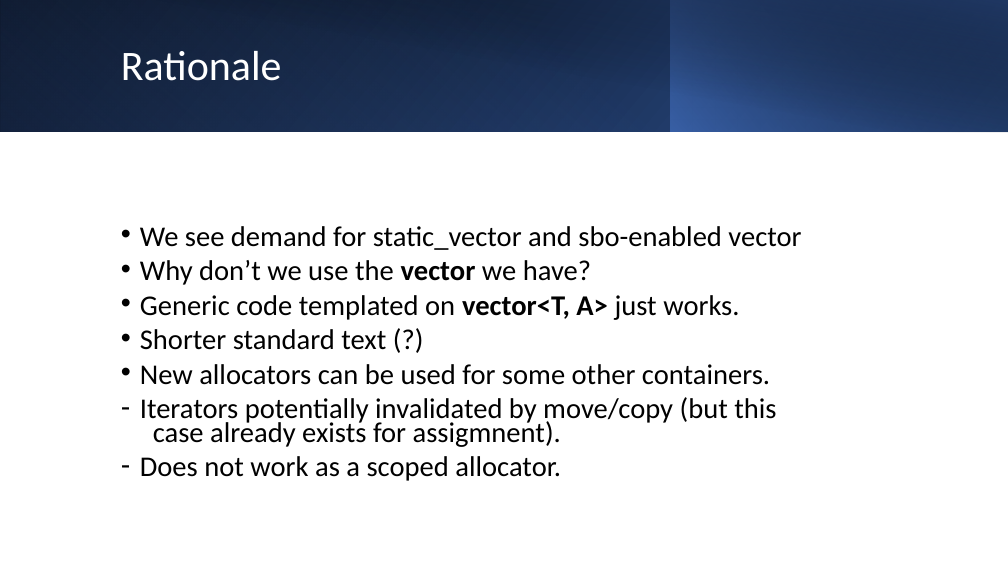
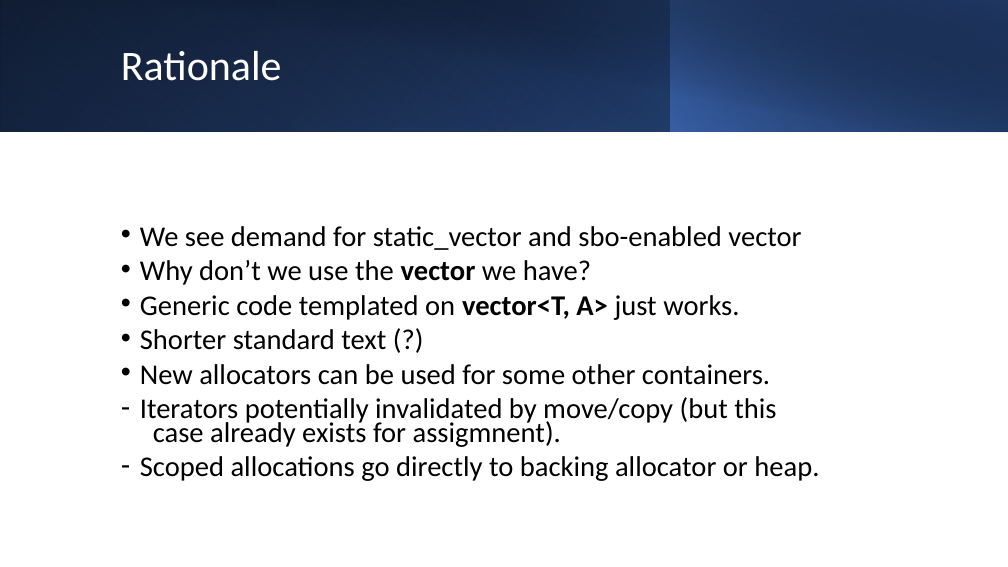
Before and after one commit to BengtGustafsson/isocpp-proposals, a slide deck: slide 3 of P2667-VectorAllocatorForSBO/VectorAllocatorPresentation.pptx. Drawn at 1008x567 pixels with LibreOffice and Linux fonts; fonts in the diff are those of the drawing. Boxes give left, top, right and bottom in pixels: in the first picture for what was removed or moved away, otherwise in the second. Text is boxed around its words. In the diff, an @@ line names an element or a change of style, - is before the commit and + after.

```diff
--- a/P2667-VectorAllocatorForSBO/VectorAllocatorPresentation.pptx
+++ b/P2667-VectorAllocatorForSBO/VectorAllocatorPresentation.pptx
@@ text at (140, 456, 819, 481): text changed @@
-– Does not work as a scoped allocator.
+– Scoped allocations go directly to backing allocator or heap.
```
Also in this commit, not shown: 2 other slides changed, 1 other file.
